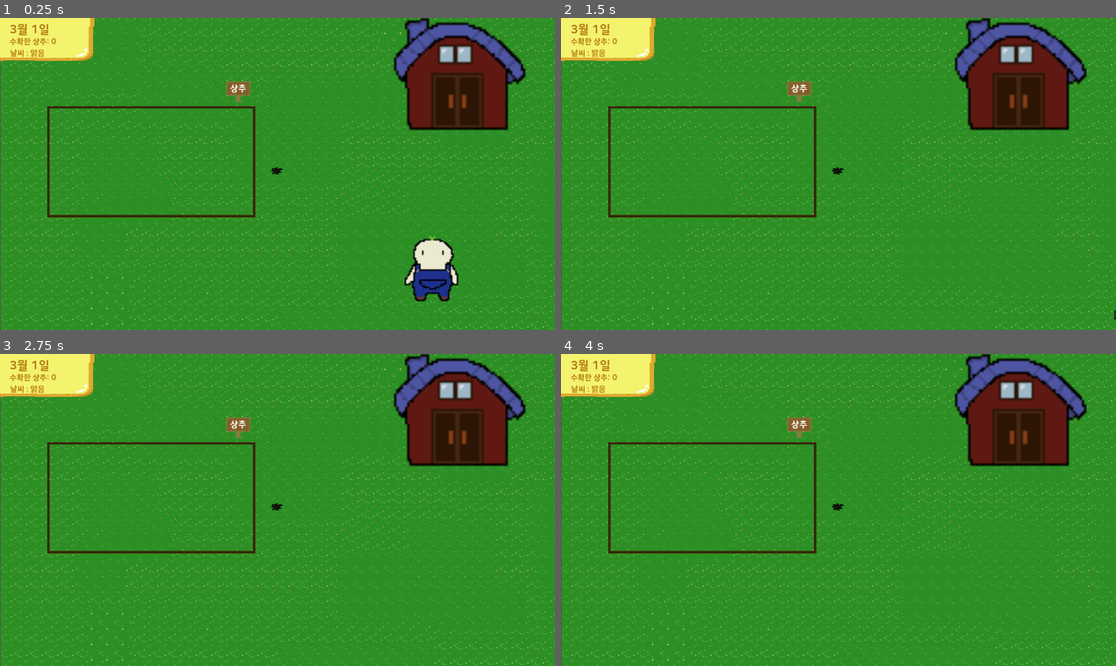
Above: before the commit, frames 1-4 (two rows, left to right).
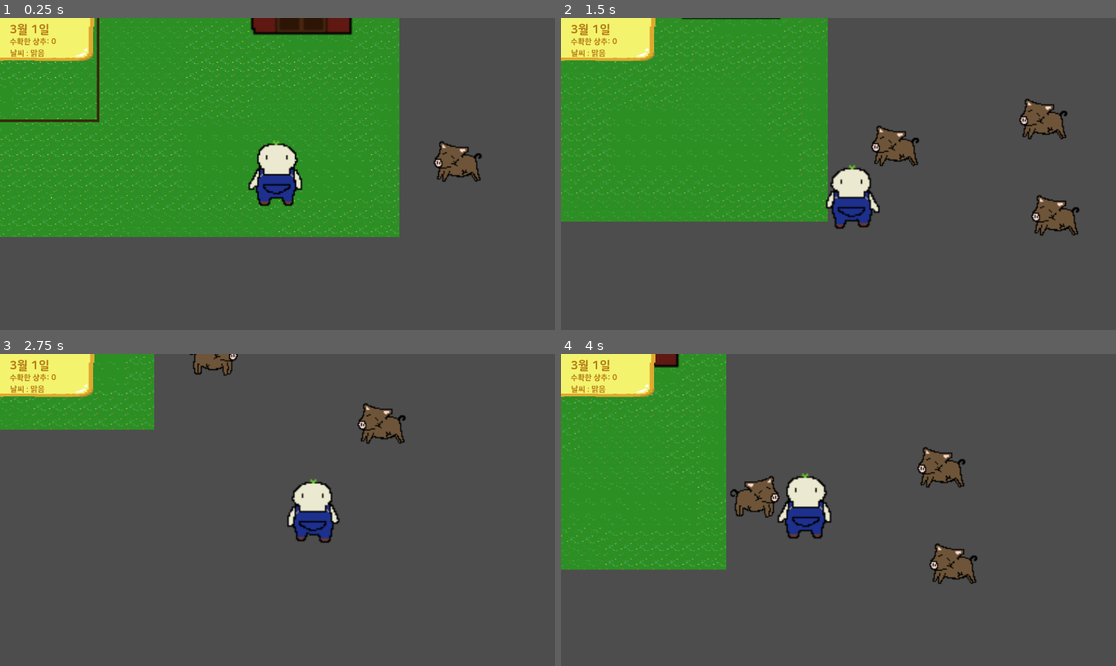
Above: after the commit, the same moments.

Repository: 202116302/farm_game_godot
Game: Godot game, scene res://scene/main.tscn
Same seed, same stepped clock (60 frames per second), same inputs: the game is played once before the commit and once after it.
Inputs (mouse positions are in pixels of both pictures, inside the frame that each line leads up to):
- Up to frame 1 (0.25 s): no input
- Up to frame 2 (1.5 s): tap Enter (ui_accept) at 0.5, 0.77 s; move the mouse to (960, 158) at 0.52 s; hold Right (ui_right) 0.53-1.28 s; hold E (E) 0.53-1.28 s; click (960, 158) at 0.67 s; move the mouse to (727, 189) at 1.27 s; hold Down (ui_down) from 1.28 s (still down); tap E (E) at 1.35 s; click (727, 189) at 1.42 s
- Up to frame 3 (2.75 s): tap Enter (ui_accept) at 1.52 s; move the mouse to (333, 441) at 2.02 s; release Down (ui_down) at 2.03 s; hold Right (ui_right) from 2.03 s (still down); hold H (harvest_action) from 2.03 s (still down); click (333, 441) at 2.17 s; tap E (E) at 2.3 s
- Up to frame 4 (4 s): move the mouse to (810, 572) at 2.77 s; release Right (ui_right) at 2.78 s; release H (harvest_action) at 2.78 s; hold Up (ui_up) 2.78-3.53 s; tap Y (hoe_action) at 2.85 s; click (810, 572) at 2.92 s; tap Enter (ui_accept) at 3.02, 3.77 s; tap E (E) at 3.05, 3.8 s; move the mouse to (1005, 556) at 3.52 s; hold Left (ui_left) from 3.53 s (still down); hold F (seed_action) from 3.53 s (still down); click (1005, 556) at 3.67 s

The runs differ from the first frame. In frame 1, 58% of the frame differs, in the area x 0-100%, y 0-100%; in frame 2, 72%; in frame 3, 93%; in frame 4, 82%.

Commit message:
플레이서 시점 변경, 상추 오류 해결

Diff:
--- a/scene/main.tscn
+++ b/scene/main.tscn
@@ -6,7 +6,6 @@
 [ext_resource type="Texture2D" uid="uid://cgqnwesvmvy4s" path="res://asset/tile/Grasstile/F1.png" id="3_x0q2e"]
 [ext_resource type="Texture2D" uid="uid://ds02e6lao1u5b" path="res://asset/tile/Grasstile/F2.png" id="4_0kfha"]
 [ext_resource type="Texture2D" uid="uid://bs5bmgtf25vmt" path="res://asset/tile/Soiltile/64/0.png" id="4_oar3a"]
-[ext_resource type="PackedScene" uid="uid://722dtwbdobha" path="res://scene/lettuce_scene.tscn" id="5_10ljp"]
 [ext_resource type="Texture2D" uid="uid://jbby8vxyot2o" path="res://asset/tile/Grasstile/F3.png" id="5_ay4vi"]
 [ext_resource type="Texture2D" uid="uid://bnpjyg5ikx7ex" path="res://asset/tile/Soiltile/64/1.png" id="5_roxtr"]
 [ext_resource type="PackedScene" uid="uid://bqp6bexf0w4gi" path="res://scene/UI.tscn" id="6_57udu"]
@@ -321,20 +320,17 @@
 offset_right = -3.52008
 offset_bottom = 20.128
 
-[node name="LettuceScene" parent="." instance=ExtResource("5_10ljp")]
-position = Vector2(-1, 0)
-
 [node name="UI" parent="." instance=ExtResource("6_57udu")]
+
+[node name="barn" parent="." instance=ExtResource("27_0ln6o")]
+position = Vector2(-48, -177)
+
+[node name="Camera2D" type="Camera2D" parent="."]
+position = Vector2(-1, 7)
+
+[node name="farmkit" parent="." instance=ExtResource("30_i44i5")]
+
+[node name="WeatherData" parent="." instance=ExtResource("31_vn165")]
 
 [node name="field" parent="." instance=ExtResource("26_ia1m0")]
 position = Vector2(-47, -14)
-
-[node name="barn" parent="." instance=ExtResource("27_0ln6o")]
-position = Vector2(-48, -177)
-
-[node name="Camera2D" type="Camera2D" parent="."]
-position = Vector2(-1, 7)
-
-[node name="farmkit" parent="." instance=ExtResource("30_i44i5")]
-
-[node name="WeatherData" parent="." instance=ExtResource("31_vn165")]
--- a/scene/player.tscn
+++ b/scene/player.tscn
@@ -192,6 +192,9 @@
 position = Vector2(-1, 61)
 shape = SubResource("RectangleShape2D_1h455")
 
+[node name="Camera2D" type="Camera2D" parent="."]
+position_smoothing_enabled = true
+
 [connection signal="animation_finished" from="AnimatedSprite2D" to="." method="_on_animated_sprite_2d_animation_finished"]
 [connection signal="area_entered" from="feat_area" to="." method="_on_feet_area_entered"]
 [connection signal="area_exited" from="feat_area" to="." method="_on_feet_area_exited"]
--- a/script/player.gd
+++ b/script/player.gd
@@ -14,6 +14,8 @@
 
 var harvested_lettuce_count = 0  # 수확한 상추 개수
 @onready var count_label = get_node("/root/Main/UI/blank/Panel/lettuce")  # Label 노드 참조
+@onready var camera = $Camera2D
+
 
 func _ready():
 # 타일맵 참조 확인
@@ -36,6 +38,32 @@
 	var date_label = get_node("/root/Main/UI/blank/Panel/Date")
 	if date_label:
 		date_label.day_changed.connect(_on_day_changed)
+
+	setup_player_camera()
+
+
+
+func setup_player_camera():
+	if camera:
+		# 이 카메라를 활성 카메라로 설정
+		camera.make_current()
+
+		# 부드러운 카메라 이동 설정
+		camera.position_smoothing_enabled = true
+		camera.position_smoothing_speed = 5.0
+
+		# 기본 줌 설정
+		camera.zoom = Vector2(1.0, 1.0)
+
+		# 카메라 경계 설정 (농장 맵 크기에 맞게)
+		camera.limit_left = -2000
+		camera.limit_right = 2000
+		camera.limit_top = -1500
+		camera.limit_bottom = 1500
+
+		print("플레이어 카메라 설정 완료")
+	else:
+		print("Camera2D 노드를 찾을 수 없습니다!")
 
 func _on_day_changed():
 	if not background_tilemap:
@@ -75,6 +103,16 @@
 			#harvested_lettuce_count += 1
 			#update_harvest_count()
 		harvest_nearby_lettuce()
+
+	if camera and event is InputEventMouseButton:
+		if event.button_index == MOUSE_BUTTON_WHEEL_UP:
+	# 줌 인
+			camera.zoom = camera.zoom * 1.1
+			camera.zoom = camera.zoom.clamp(Vector2(0.5, 0.5), Vector2(2.0, 2.0))
+		elif event.button_index == MOUSE_BUTTON_WHEEL_DOWN:
+	# 줌 아웃
+			camera.zoom = camera.zoom * 0.9
+			camera.zoom = camera.zoom.clamp(Vector2(0.5, 0.5), Vector2(2.0, 2.0))
 
 var watered_dates = {}
 
Not shown: 1 places in main.tscn that only renumber resources
Not shown: 1 places in player.tscn that only renumber resources
Not shown: 1 places in scene/main.tscn that only renumber resources
